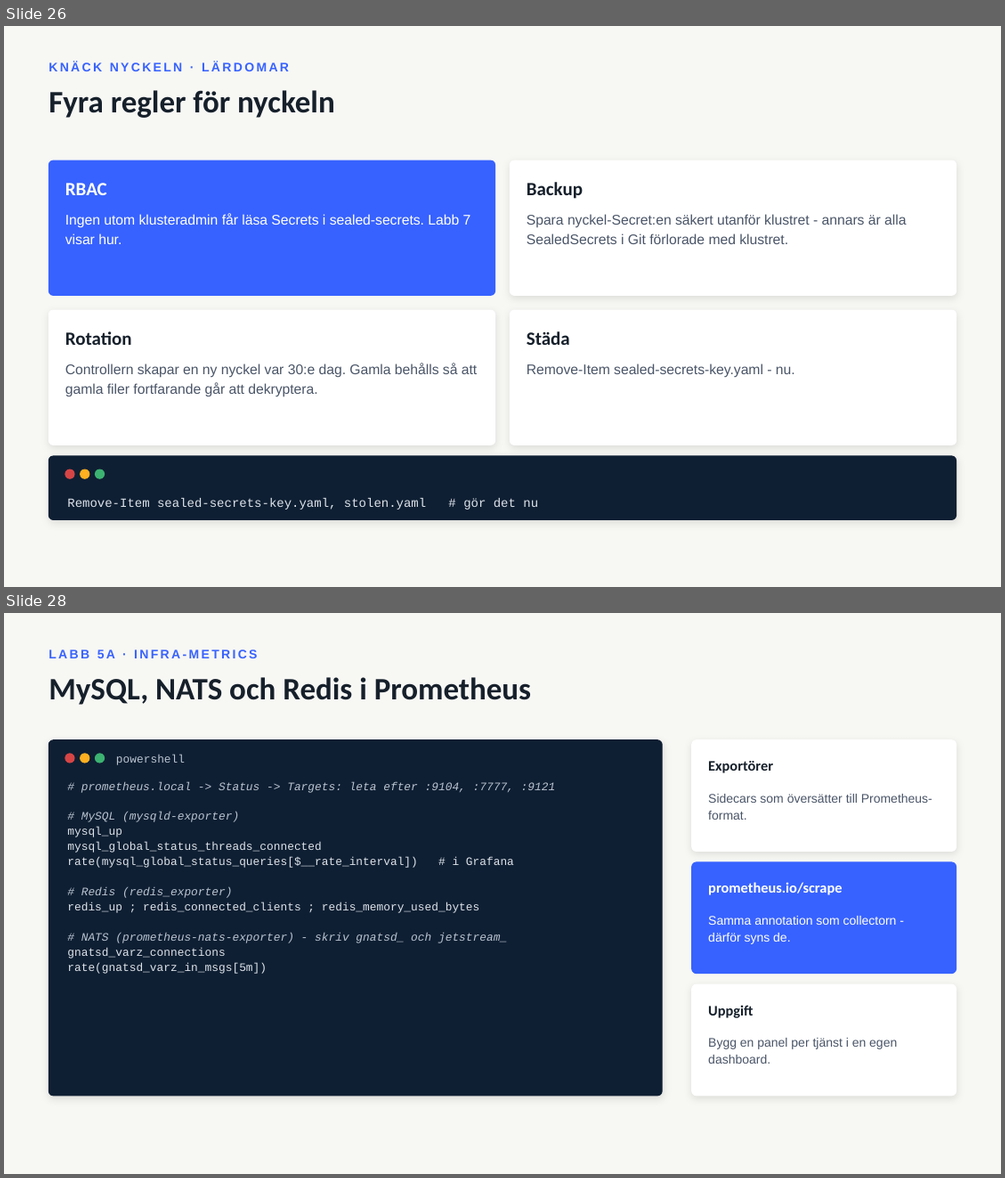
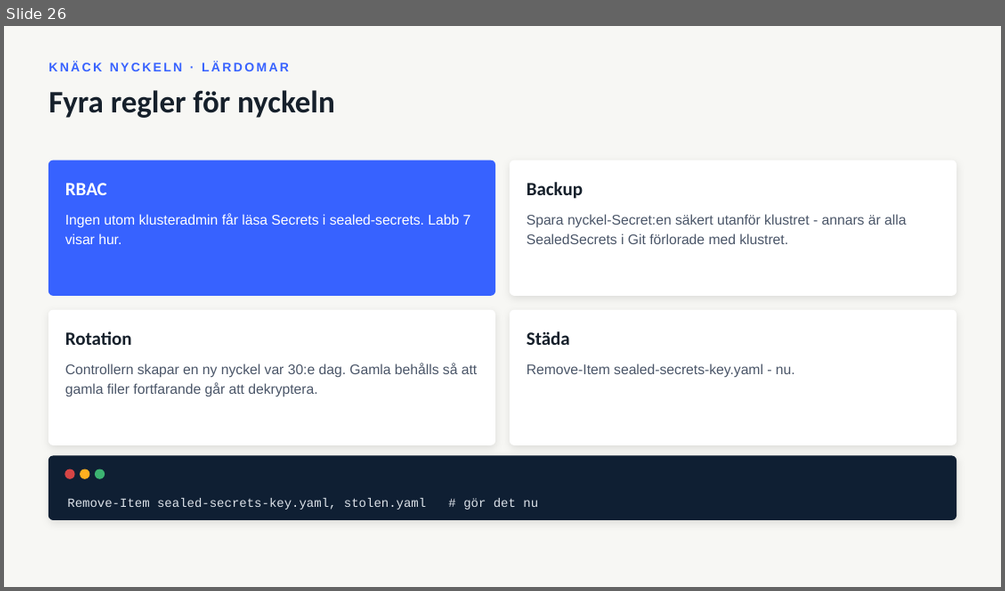
Before and after one commit to LennartAJansson/Kubernetes, a slide deck: Kubernetes - Konfiguration, hemligheter och drift.pptx. Shown one above the other, each under a label of ours: slides 26 and 28 before the commit, slide 26 after it; the slides between them are not shown. The pictures are 1005x1178 and 1005x591 pixels, drawn with LibreOffice and Linux fonts; fonts in the diff are those of the drawing. Boxes give left, top, right and bottom in pixels: in the first picture for what was removed or moved away, otherwise in the second. Text is boxed around its words. In the diff, an @@ line names an element or a change of style, - is before the commit and + after.

```diff
--- a/Kubernetes - Konfiguration, hemligheter och drift.pptx
+++ b/Kubernetes - Konfiguration, hemligheter och drift.pptx
@@ slide 28 removed at (4,613,1001,1174), background #F7F7F4 @@
@@ text removed at (48,649,257,658) @@
-LABB 5A · INFRA-METRICS
@@ text removed at (48,677,531,705) @@
-MySQL, NATS och Redis i Prometheus
@@ rounded rectangle removed at (48,740,662,1095) @@
@@ rounded rectangle removed at (692,740,956,851) @@
@@ ellipse removed at (65,754,74,763) @@
@@ ellipse removed at (81,754,89,763) @@
@@ ellipse removed at (96,754,105,763) @@
@@ text removed at (116,754,185,765) @@
-powershell
@@ text removed at (708,761,773,773) @@
-Exportörer
@@ text removed at (67,781,556,973) @@
-# prometheus.local -> Status -> Targets: leta efter :9104, :7777, :9121
-# MySQL (mysqld-exporter)
-mysql_up
-mysql_global_status_threads_connected
-rate(mysql_global_status_queries[$__rate_interval]) # i Grafana
-# Redis (redis_exporter)
-redis_up ; redis_connected_clients ; redis_memory_used_bytes
-# NATS (prometheus-nats-exporter) - skriv gnatsd_ och jetstream_
-gnatsd_varz_connections
-rate(gnatsd_varz_in_msgs[5m])
@@ text removed at (708,794,932,819) @@
-Sidecars som översätter till Prometheus-format.
@@ rounded rectangle removed at (692,862,956,973) @@
@@ text removed at (708,882,841,895) @@
-prometheus.io/scrape
@@ text removed at (708,916,897,944) @@
-Samma annotation som collectorn - därför syns de.
@@ rounded rectangle removed at (692,985,956,1095) @@
@@ text removed at (708,1005,752,1018) @@
-Uppgift
@@ text removed at (708,1038,897,1063) @@
-Bygg en panel per tjänst i en egen dashboard.
```
Also in this commit, not shown: 8 slides changed, 8 other slides removed, 12 other files.
